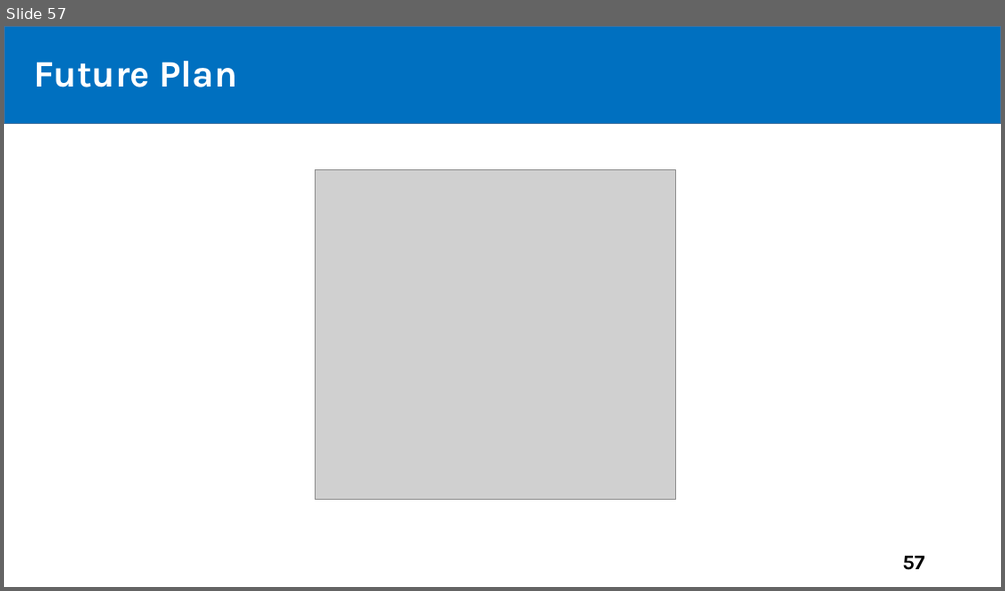
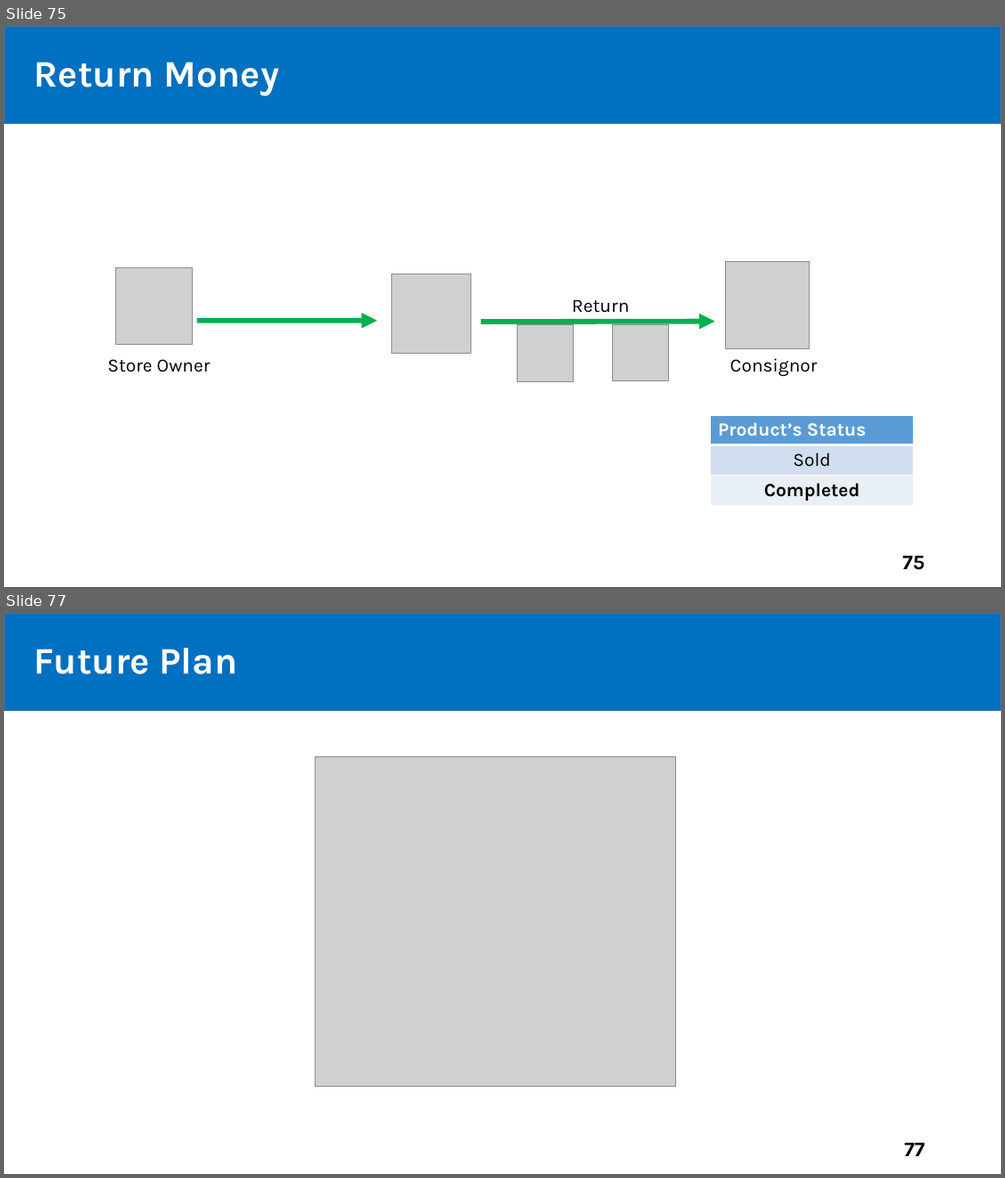
Before and after one commit to tiendan3108/CP, a slide deck: Source/Presentation/PreFinalPresentation.pptx. Shown one above the other, each under a label of ours: slide 57 before the commit, slides 75 and 77 after it; the slides between them are not shown. The pictures are 1005x591 and 1005x1178 pixels, drawn with LibreOffice and Linux fonts; fonts in the diff are those of the drawing; grey boxes stand for pictures. Boxes give left, top, right and bottom in pixels: in the first picture for what was removed or moved away, otherwise in the second. Text is boxed around its words. In the diff, an @@ line names an element or a change of style, - is before the commit and + after.

```diff
--- a/Source/Presentation/PreFinalPresentation.pptx
+++ b/Source/Presentation/PreFinalPresentation.pptx
@@ slide 75 added at [4, 26, 1001, 587], background #FFFFFF @@
@@ rectangle added at [4, 26, 1001, 123], fill #0070C0, outline #43739E 1 pt @@
@@ text added at [34, 62, 279, 96], 36 pt, text #FFFFFF, bold @@
+Return Money
@@ title added at [61, 64, 220, 87], 44 pt, text #FFFFFF, bold @@
+Outline
@@ picture added at [726, 262, 809, 349] @@
@@ picture added at [116, 267, 193, 344] @@
@@ picture added at [391, 273, 470, 353] @@
@@ text added at [572, 299, 629, 313], 18 pt, text #000000 @@
+Return
@@ arrow added from (197, 321) to (377, 321), #00B050 5 pt @@
@@ arrow added from (481, 321) to (715, 321), #00B050 5 pt @@
@@ picture added at [517, 325, 573, 381] @@
@@ picture added at [612, 325, 668, 381] @@
@@ text added at [107, 359, 210, 372], 18 pt, text #000000 @@
+Store Owner
@@ text added at [730, 358, 817, 376], 18 pt, text #000000 @@
+Consignor
@@ table added at [711, 415, 914, 506], 3 rows, 1 columns @@
+Product’s Status
+Sold
+Completed
@@ page number added at [902, 556, 924, 570], 20 pt, text #000000, bold @@
+75
@@ what was slide 57 is now slide 77 @@
@@ page number at [904, 1143, 924, 1156]: text changed @@
-57
+77
```
Also in this commit, not shown: 6 slides changed, 19 other slides added.
